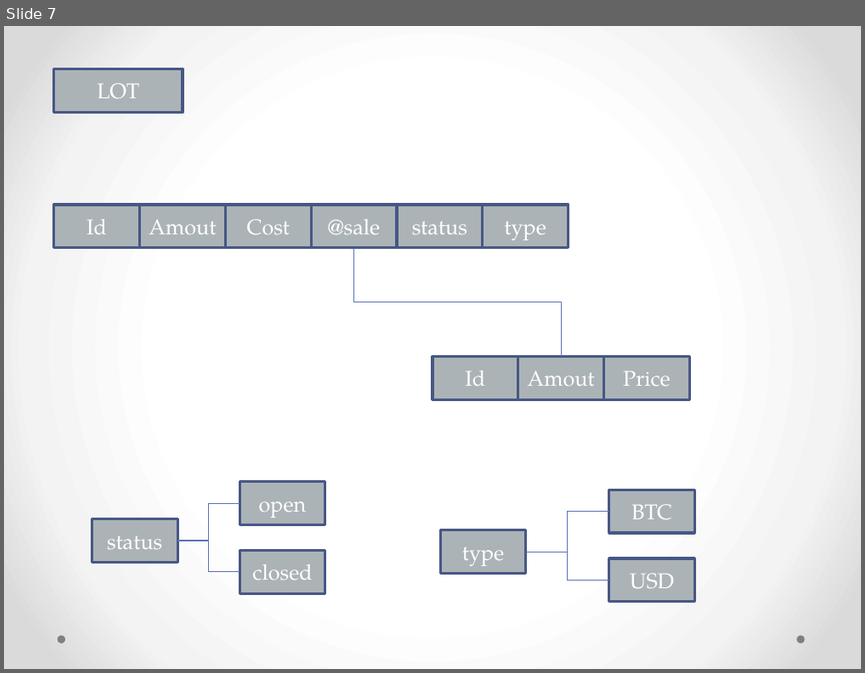
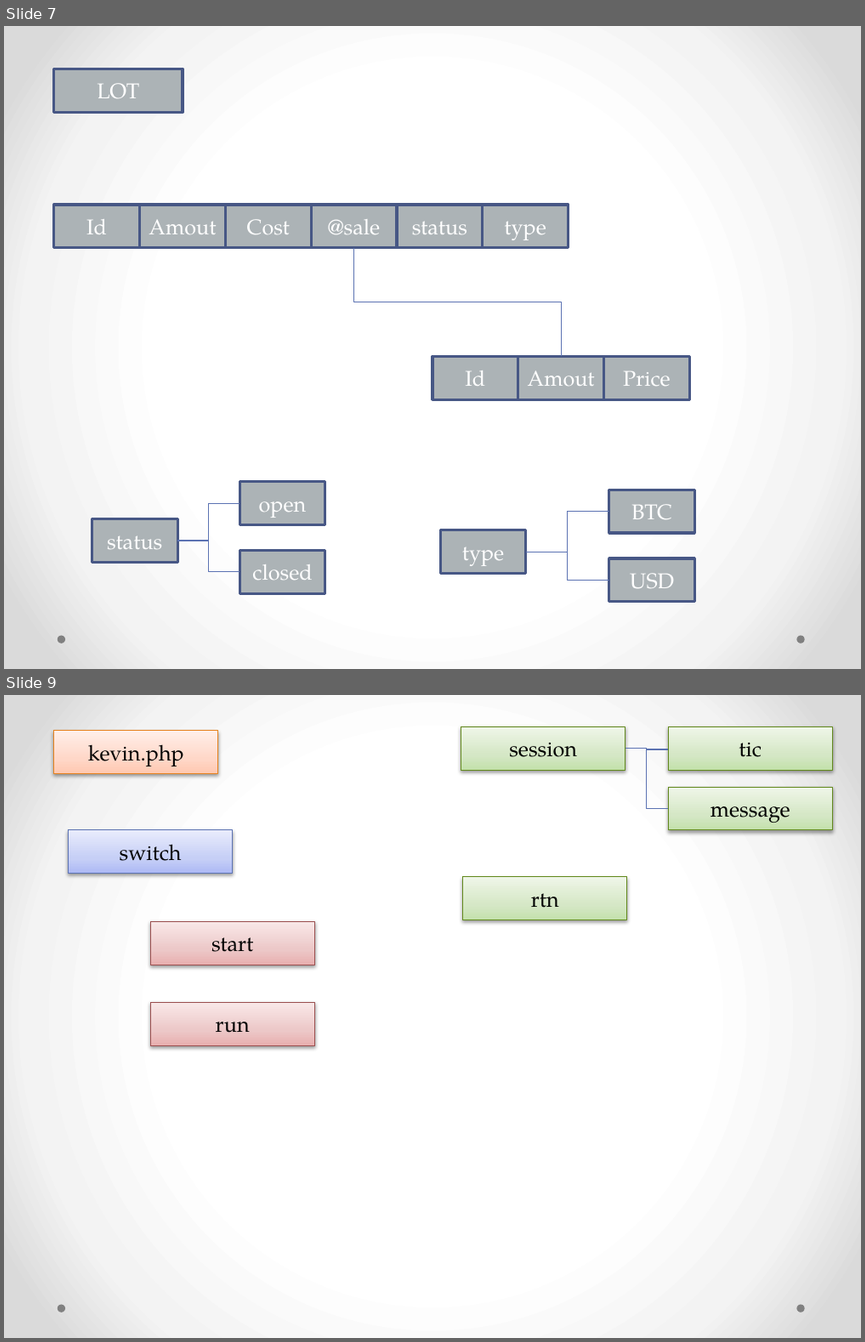
Before and after one commit to JamesLeB/Kevin, a slide deck: Document.pptx. Shown one above the other, each under a label of ours: slide 7 before the commit, slides 7 and 9 after it; the slides between them are not shown. The pictures are 865x673 and 865x1342 pixels, drawn with LibreOffice and Linux fonts; fonts in the diff are those of the drawing. Boxes give left, top, right and bottom in pixels: in the first picture for what was removed or moved away, otherwise in the second. Text is boxed around its words. In the diff, an @@ line names an element or a change of style, - is before the commit and + after.

```diff
--- a/Document.pptx
+++ b/Document.pptx
@@ slide 9 added at bbox=[4, 695, 861, 1338], background gradient #FFFFFF to #F4F4F4 to #DADADA; not listed: 2 template elements that a slide beside it also shows @@
@@ rectangle added at bbox=[53, 731, 218, 775], fill gradient #FFC9B1 to #FFD8C8 to #FFF0EA, outline #E6811C 0.75 pt, 18 pt, text #000000 @@
+kevin.php
@@ rectangle added at bbox=[460, 726, 625, 771], fill gradient #C5E1AB to #D6E9C5 to #EFF7E9, outline #62891C 0.75 pt, 18 pt, text #000000 @@
+session
@@ rectangle added at bbox=[668, 726, 833, 771], fill gradient #C5E1AB to #D6E9C5 to #EFF7E9, outline #62891C 0.75 pt, 18 pt, text #000000 @@
+tic
@@ elbow line added from (625, 748) to (668, 750), #5C72B2 0.75 pt @@
@@ elbow line added from (625, 748) to (668, 808), #5C72B2 0.75 pt @@
@@ rectangle added at bbox=[668, 787, 833, 830], fill gradient #C5E1AB to #D6E9C5 to #EFF7E9, outline #62891C 0.75 pt, 18 pt, text #000000 @@
+message
@@ rectangle added at bbox=[69, 830, 233, 874], fill gradient #ADBBF6 to #C5CFF8 to #E8ECFD, outline #5C72B2 0.75 pt, 18 pt, text #000000 @@
+switch
@@ rectangle added at bbox=[463, 877, 628, 920], fill gradient #C5E1AB to #D6E9C5 to #EFF7E9, outline #62891C 0.75 pt, 18 pt, text #000000 @@
+rtn
@@ rectangle added at bbox=[150, 921, 315, 965], fill gradient #E8B0B0 to #EDC8C8 to #F9E9E9, outline #9A4E4E 0.75 pt, 18 pt, text #000000 @@
+start
@@ rectangle added at bbox=[150, 1002, 315, 1045], fill gradient #E8B0B0 to #EDC8C8 to #F9E9E9, outline #9A4E4E 0.75 pt, 18 pt, text #000000 @@
+run
```
Also in this commit, not shown: 1 other slide added.
